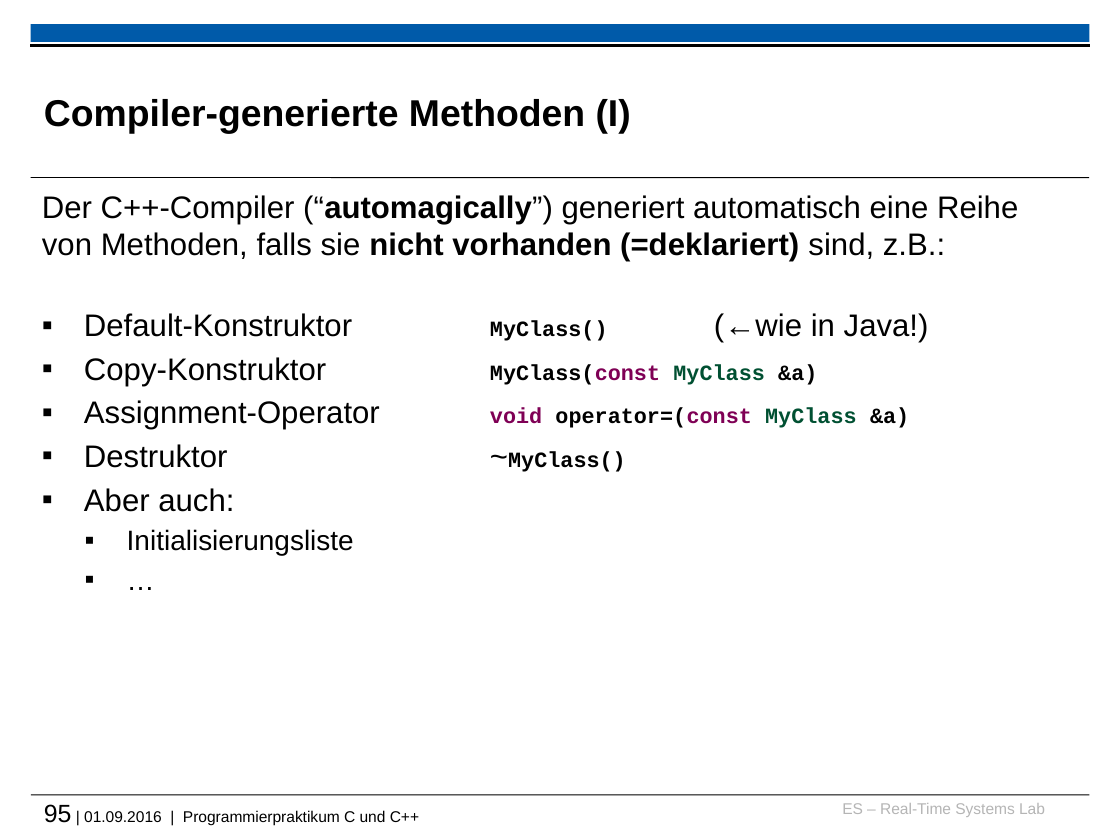
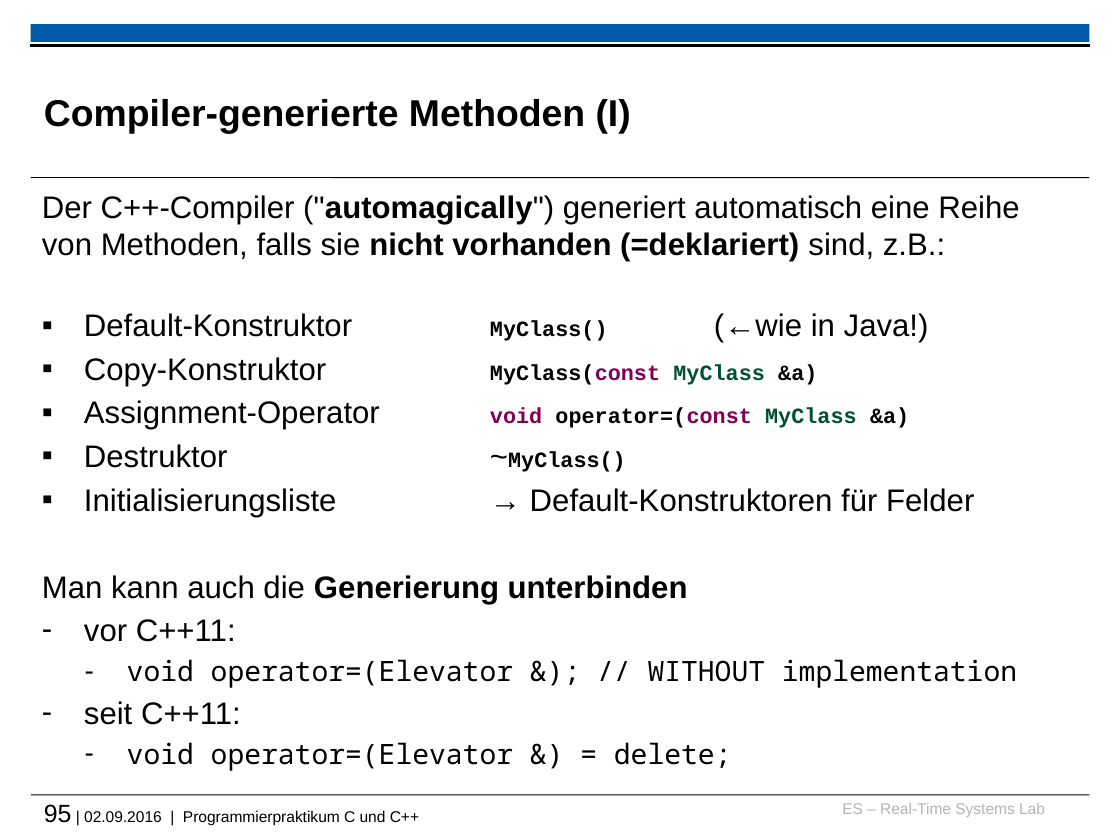
Before and after one commit to h82k/tud-cppp, a slide deck: slide 95 of cppp_lecture.pptx. Drawn at 1120x840 pixels with LibreOffice and Linux fonts; fonts in the diff are those of the drawing; background and template pictures are left out. Boxes give left, top, right and bottom in pixels: in the first picture for what was removed or moved away, otherwise in the second. Text is boxed around its words. In the diff, an @@ line names an element or a change of style, - is before the commit and + after.

```diff
--- a/cppp_lecture.pptx
+++ b/cppp_lecture.pptx
@@ text at box(42, 195, 1019, 262): text changed @@
-Der C++-Compiler (“automagically”) generiert automatisch eine Reihe von Methoden, falls sie nicht vorhanden (=deklariert) sind, z.B.:
+Der C++-Compiler ("automagically") generiert automatisch eine Reihe von Methoden, falls sie nicht vorhanden (=deklariert) sind, z.B.:
@@ text at box(42, 488, 1017, 771): text changed; size 18 to 20 pt @@
-▪ Aber auch:
-  ▪ Initialisierungsliste
-  ▪ …
+▪ Initialisierungsliste → Default-Konstruktoren für Felder
+Man kann auch die Generierung unterbinden
+– vor C++11:
+  – void operator=(Elevator &); // WITHOUT implementation
+– seit C++11:
+  – void operator=(Elevator &) = delete;
@@ text at box(44, 804, 419, 825): text changed @@
-95 | 01.09.2016 | Programmierpraktikum C und C++
+95 | 02.09.2016 | Programmierpraktikum C und C++
```
Also in this commit, not shown: 68 other slides changed, 2 slides added, 2 other files.
